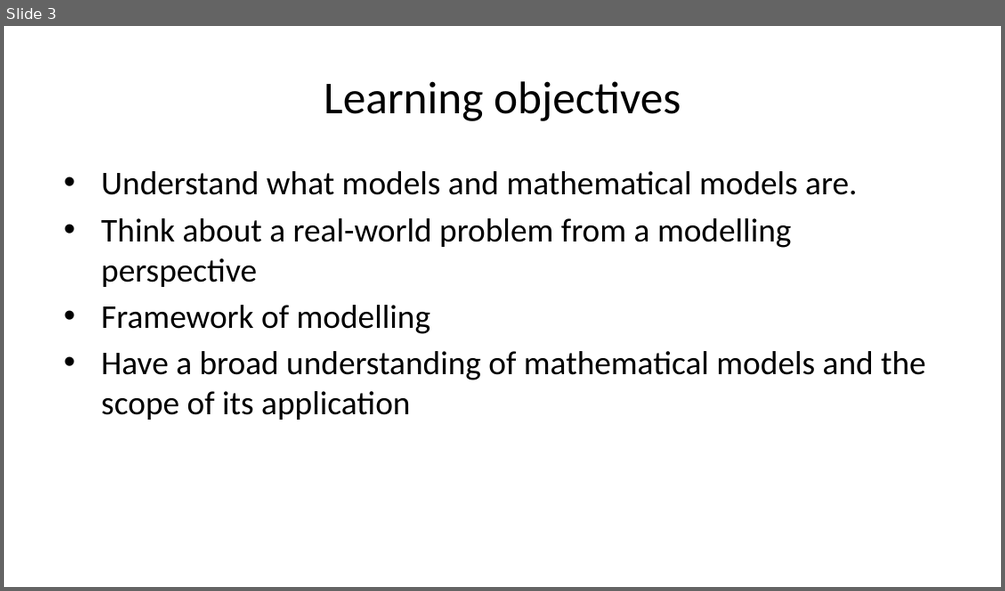
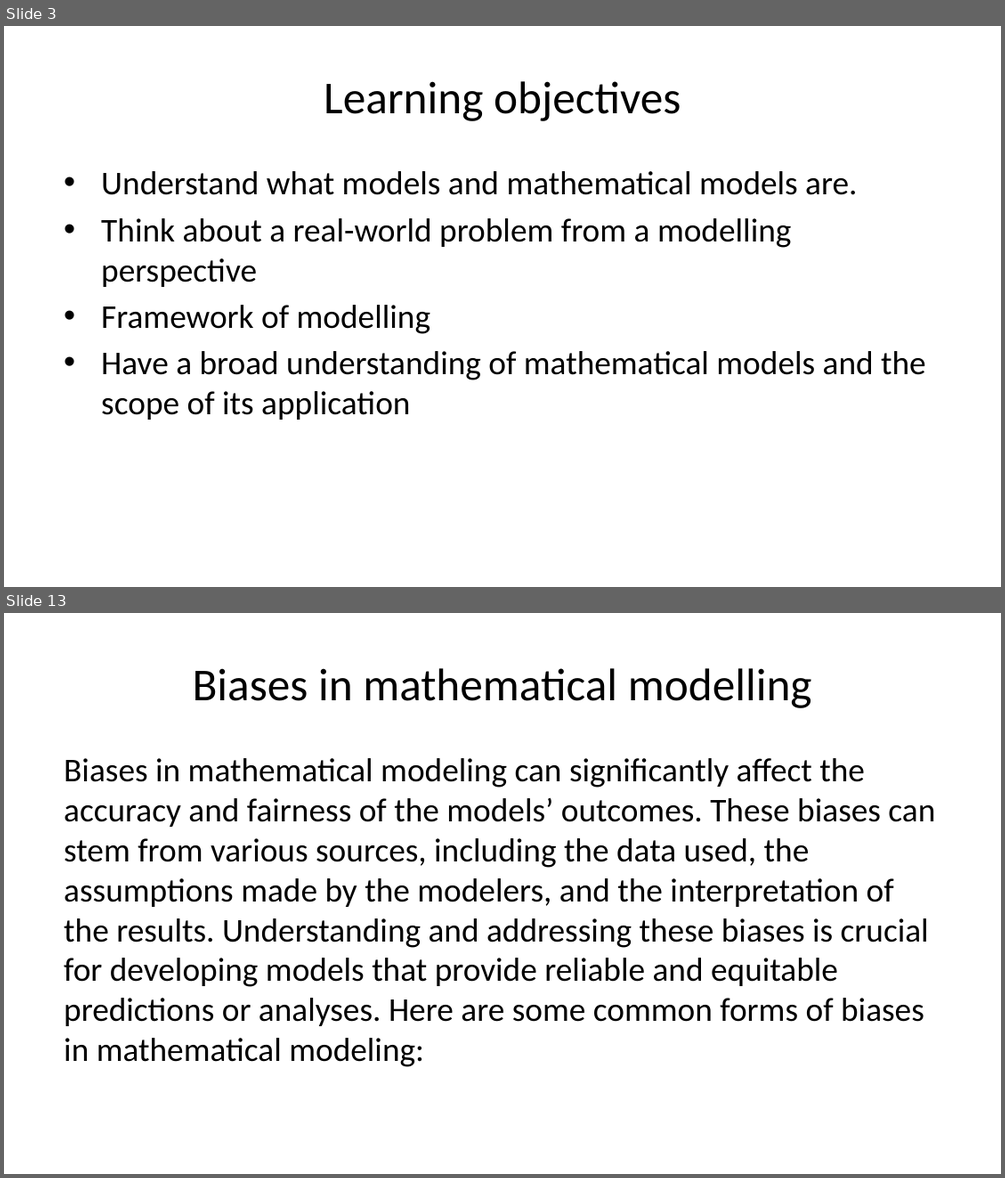
Before and after one commit to joe-alcantara/FP041, a slide deck: week3d.pptx. Shown one above the other, each under a label of ours: slide 3 before the commit, slides 3 and 13 after it; the slides between them are not shown. The pictures are 1005x591 and 1005x1178 pixels, drawn with LibreOffice and Linux fonts; fonts in the diff are those of the drawing. Boxes give left, top, right and bottom in pixels: in the first picture for what was removed or moved away, otherwise in the second. Text is boxed around its words. In the diff, an @@ line names an element or a change of style, - is before the commit and + after.

```diff
--- a/week3d.pptx
+++ b/week3d.pptx
@@ slide 13 added at bbox=[4, 613, 1001, 1174], background #FFFFFF @@
@@ title added at bbox=[193, 668, 812, 708], 33 pt, text #000000 @@
+Biases in mathematical modelling
@@ text added at bbox=[64, 758, 935, 1067], 24 pt, text #000000 @@
+Biases in mathematical modeling can significantly affect the accuracy and fairness of the models’ outcomes. These biases can stem from various sources, including the data used, the assumptions made by the modelers, and the interpretation of the results. Understanding and addressing these biases is crucial for developing models that provide reliable and equitable predictions or analyses. Here are some common forms of biases in mathematical modeling:
```
Also in this commit, not shown: 18 other slides added, 1 other file.
